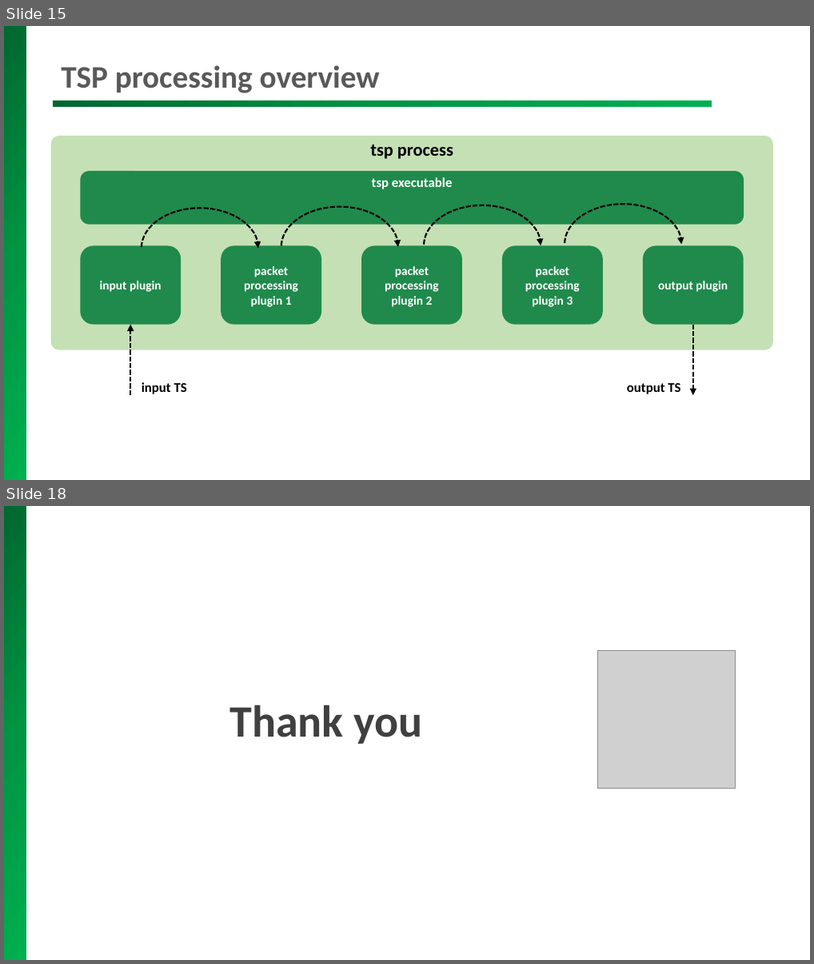
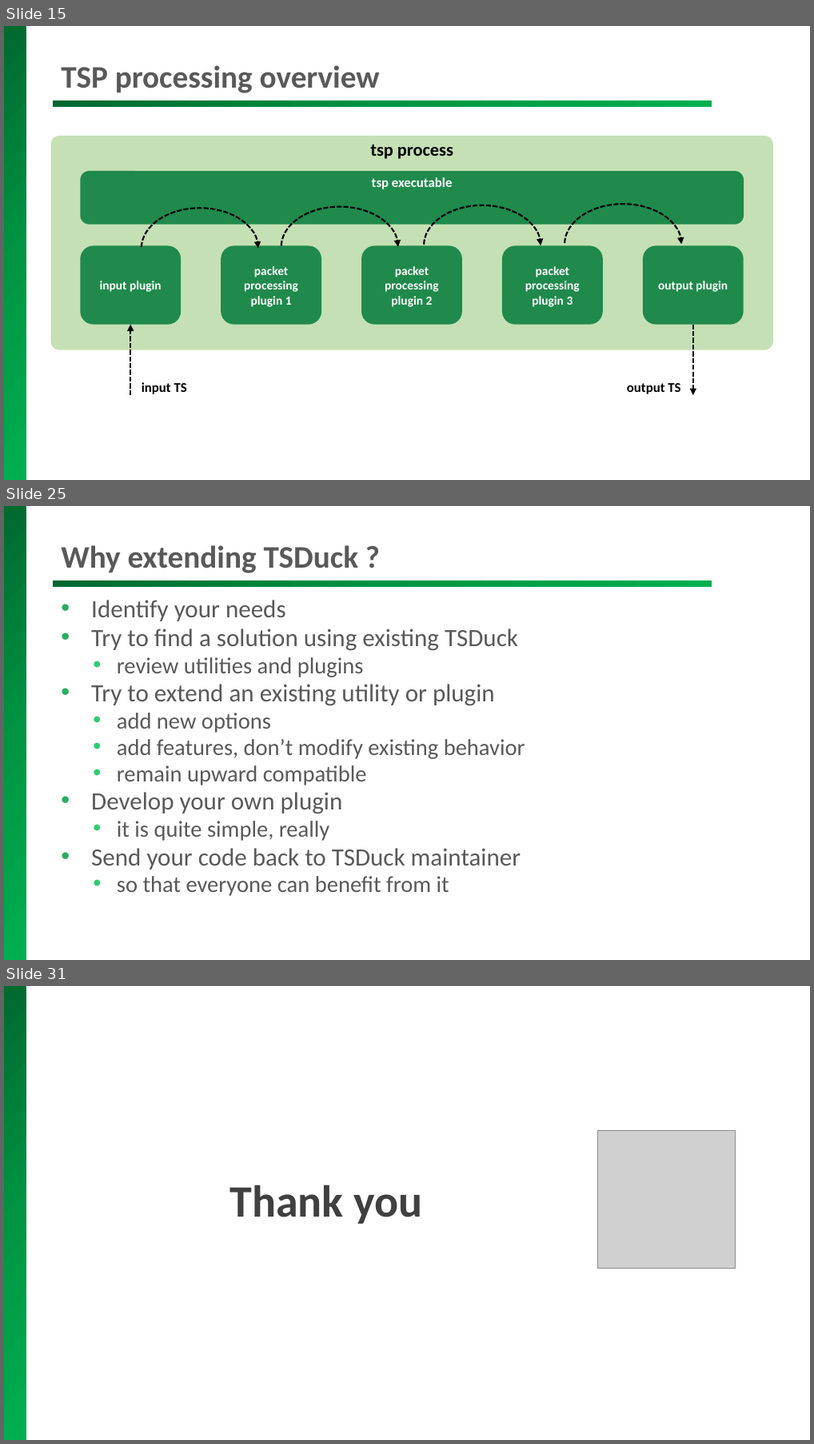
Before and after one commit to tsduck/tsduck, a slide deck: doc/tsduck-presentation.pptx. Shown one above the other, each under a label of ours: slides 15 and 18 before the commit, slides 15, 25 and 31 after it; the slides between them are not shown. The pictures are 814x964 and 814x1444 pixels, drawn with LibreOffice and Linux fonts; fonts in the diff are those of the drawing; grey boxes stand for pictures; background and template pictures are left out. Boxes give left, top, right and bottom in pixels: in the first picture for what was removed or moved away, otherwise in the second. Text is boxed around its words. In the diff, an @@ line names an element or a change of style, - is before the commit and + after.

```diff
--- a/doc/tsduck-presentation.pptx
+++ b/doc/tsduck-presentation.pptx
@@ slide 25 added at (x1=4, y1=506, x2=810, y2=960), background #FFFFFF; not listed: 2 template elements that a slide beside it also shows @@
@@ title added at (x1=61, y1=545, x2=359, y2=573), 28 pt, text #595959, bold @@
+Why extending TSDuck ?
@@ text added at (x1=91, y1=600, x2=526, y2=896), 20.4 pt, text #595959 @@
+• Identify your needs
+• Try to find a solution using existing TSDuck
+  • review utilities and plugins
+• Try to extend an existing utility or plugin
+  • add new options
+  • add features, don’t modify existing behavior
+  • remain upward compatible
+• Develop your own plugin
+  • it is quite simple, really
+• Send your code back to TSDuck maintainer
+  • so that everyone can benefit from it
@@ what was slide 18 is now slide 31 @@
```
Also in this commit, not shown: 15 slides changed, 12 other slides added, 1 other file.
